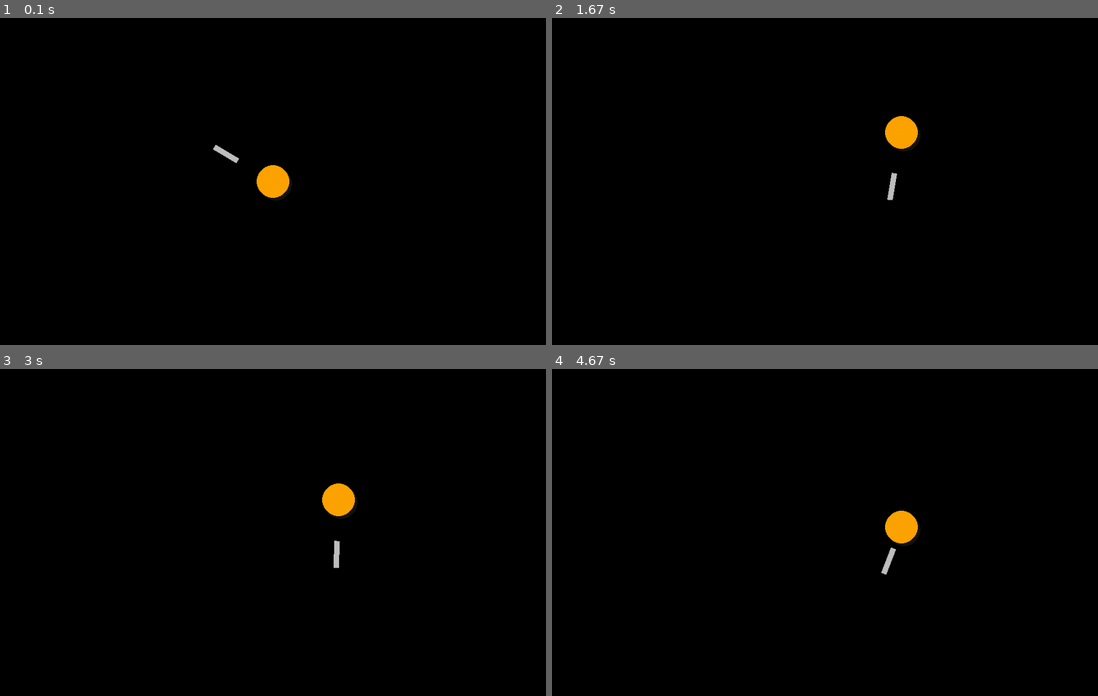
Above: before the commit, frames 1-4 (two rows, left to right).
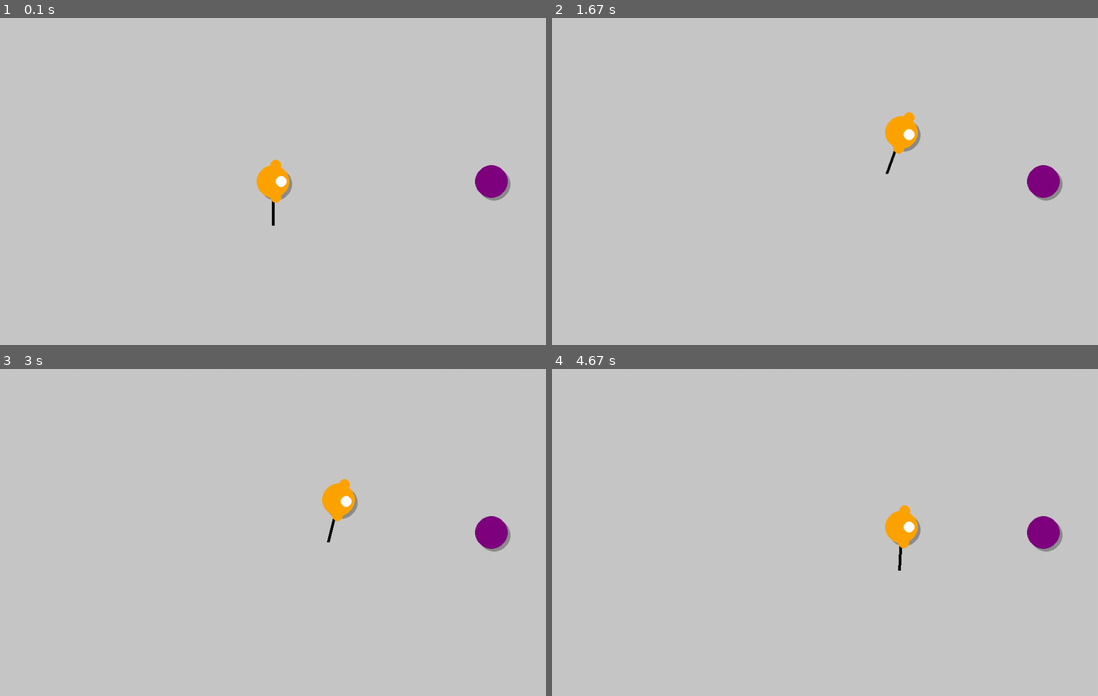
Above: after the commit, the same moments.

Repository: LWhite200/pygames
Game: pygame game, started from Final War/Final War.py
Same seed, same stepped clock (60 frames per second), same inputs: the game is played once before the commit and once after it.
Inputs (mouse positions are in pixels of both pictures, inside the frame that each line leads up to):
- Up to frame 1 (0.1 s): no input
- Up to frame 2 (1.67 s): press the mouse at (803, 194) at 0.37 s; move the mouse to (901, 184) at 0.47 s; release the mouse at (999, 171) at 0.6 s; hold D 0.67-1.13 s; hold W 1.17-1.47 s; right-click (890, 210) at 1.55 s
- Up to frame 3 (3 s): hold D 1.83-2.3 s; hold A 2.33-2.87 s; hold S from 2.9 s (still down)
- Up to frame 4 (4.67 s): release S at 3.2 s; hold A 3.23-3.63 s; tap Space at 3.3, 3.6, 3.73, 4.13, 4.43 s; hold W 3.67-4.03 s; hold D from 4.07 s (still down)

The runs differ from the first frame. In frame 1, 100% of the frame differs, in the area x 0-100%, y 0-100%; in frame 2, 100%; in frame 3, 100%; in frame 4, 99%.

Commit message:
Add files via upload

Diff:
--- a/Final War/Final War.py
+++ b/Final War/Final War.py
@@ -1,4 +1,4 @@
-import pygame # type: ignore
+import pygame  # type: ignore
 import math
 
 pygame.init()
@@ -10,7 +10,18 @@
 ORANGE = (255, 165, 0)
 PURPLE = (128, 0, 128)
 SHADOW_COLOR = (50, 50, 50, 100)
-SWORD_COLOR = (192, 192, 192)
+
+class EnemObj:
+    def __init__(self, x, y):
+        self.x = x
+        self.y = y
+        self.radius = 30
+
+    def draw(self, screen):
+        shadow_surface = pygame.Surface((self.radius * 2, self.radius * 2), pygame.SRCALPHA)
+        pygame.draw.circle(shadow_surface, SHADOW_COLOR, (self.radius, self.radius), self.radius)
+        screen.blit(shadow_surface, (self.x + 5 - self.radius, self.y + 5 - self.radius))
+        pygame.draw.circle(screen, PURPLE, (self.x, self.y), self.radius)
 
 class PlayObj:
     def __init__(self, x, y):
@@ -25,8 +36,16 @@
         self.gravity = 0.7
         self.jump_strength = -8
         self.max_jump_height = 10
-
-    def update(self, keys):
+        self.rot = 0
+
+        self.sword_rot = 90
+        self.swinging = False
+        self.swing_speed = 5
+        self.swing_cooldown = False
+        self.swordSize = 80
+        self.jab= False
+
+    def update(self, keys, enemy, right_click, left_click):
         move_x, move_y = 0, 0
         if not self.is_jumping and not keys[pygame.K_SPACE]:
             if keys[pygame.K_w]:
@@ -38,10 +57,18 @@
             if keys[pygame.K_d]:
                 move_x += 1
 
+
         if move_x != 0 and move_y != 0:
-            length = math.sqrt(move_x**2 + move_y**2)
-            move_x /= length
-            move_y /= length
+            magnitude = math.sqrt(move_x ** 2 + move_y ** 2)
+            move_x /= magnitude
+            move_y /= magnitude
+
+        if enemy:
+            angle_to_enemy = math.atan2(enemy.y - self.y, enemy.x - self.x)
+            self.rot = math.degrees(angle_to_enemy)
+        else:
+            if move_x != 0 or move_y != 0:
+                self.rot = math.degrees(math.atan2(move_y, move_x))
 
         self.x += move_x * self.speed
         self.y += move_y * self.speed
@@ -70,68 +97,127 @@
         self.x = max(self.radius, min(self.x, width - self.radius))
         self.y = max(self.radius, min(self.y, height - self.radius))
 
+        " self.sword_rot = 90 "
+
+        endRot = -120
+        startRot = 90
+
+        # Handle sword swinging
+        if left_click and not right_click and not self.swinging and not self.swing_cooldown and not self.jab:
+            self.swinging = True
+            self.sword_rot = startRot  # Start swing from right to left (90 degrees left)
+            self.swordSize = 80
+        elif right_click and not self.swinging and not self.swing_cooldown and not self.jab:
+            self.sword_rot = 0
+            self.swordSize = 60
+            if left_click and not self.jab:
+                self.jab = True
+        elif not self.swinging and not self.jab:
+            self.sword_rot = startRot
+            self.swordSize = 80
+
+
+
+        if self.jab:
+            self.sword_rot = 0
+            if not self.swing_cooldown:
+                self.swordSize += self.swing_speed * 3
+                if self.swordSize >= 160:
+                    self.swing_cooldown = True
+            else:
+                self.swordSize -= self.swing_speed * 2
+                if self.swordSize <= 80:
+                    self.swing_cooldown = False
+                    self.swordSize = 80
+                    self.jab = False
+
+        elif self.swinging:
+            if not self.swing_cooldown:
+                self.sword_rot -= self.swing_speed * 3
+                if self.sword_rot <= endRot:
+                    self.sword_rot = self.sword_rot
+                    self.swing_cooldown = True
+            elif self.swing_cooldown:
+                self.sword_rot += self.swing_speed * 1.5
+                self.swordSize = 60
+                if self.sword_rot >= startRot:
+                    self.sword_rot = startRot
+                    self.swing_cooldown = False
+                    self.swinging = False
+                    self.swordSize = 80
+
     def draw(self, screen):
+
+        # sword
+        sword_length = self.swordSize
+        sword_x = self.x + sword_length * math.cos(math.radians(self.sword_rot + self.rot))
+        sword_y = self.y + sword_length * math.sin(math.radians(self.sword_rot + self.rot))
+        pygame.draw.line(screen, "Black", (self.x, self.y), (sword_x, sword_y), 5)
+
+        # body
         shadow_surface = pygame.Surface((self.inRadius * 2, self.inRadius * 2), pygame.SRCALPHA)
         pygame.draw.circle(shadow_surface, SHADOW_COLOR, (self.inRadius, self.inRadius), self.inRadius)
         screen.blit(shadow_surface, (self.x + 5 - self.inRadius, self.inY + 5 - self.inRadius))
         pygame.draw.circle(screen, ORANGE, (self.x, self.y), self.radius)
 
-class Sword:
-    def __init__(self, max_distance):
-        self.length = 50
-        self.width = 10
-        self.sword_surface = pygame.Surface((self.length, self.width), pygame.SRCALPHA)
-        self.sword_surface.fill(SWORD_COLOR)
-        self.max_distance = max_distance
-
-    def update(self, player_x, player_y, mouse_x, mouse_y):
-        dx = mouse_x - player_x
-        dy = mouse_y - player_y
-        angle = math.atan2(dy, dx)
-
-        distance = math.sqrt(dx**2 + dy**2)
-
-        if distance > self.max_distance:
-            dx = dx / distance * self.max_distance
-            dy = dy / distance * self.max_distance
-
-        sword_x = player_x + dx
-        sword_y = player_y + dy
-        self.sword_x = sword_x
-        self.sword_y = sword_y
-        self.angle = angle
-
-        return self.sword_x, self.sword_y, self.angle
-
-    def draw(self, screen):
-        rotated_sword = pygame.transform.rotate(self.sword_surface, -math.degrees(self.angle))
-        sword_rect = rotated_sword.get_rect(center=(self.sword_x, self.sword_y))
-
-        screen.blit(rotated_sword, sword_rect.topleft)
-
+
+
+        # Draw eyes
+        oS = self.radius // 2  # Eye offset distance from center (can be adjusted)
+        eye_x = self.x + oS * math.cos(math.radians(self.rot))
+        eye_y = self.y + oS * math.sin(math.radians(self.rot))
+        pygame.draw.circle(screen, "White", (int(eye_x), int(eye_y)), self.radius // 3)
+
+        # right
+        eye_offset = self.radius
+        adjusted_rot = self.rot + 80
+        eye_x = self.x + eye_offset * math.cos(math.radians(adjusted_rot))
+        eye_y = self.y + eye_offset * math.sin(math.radians(adjusted_rot))
+        pygame.draw.circle(screen, "Orange", (int(eye_x), int(eye_y)), self.radius // 3)
+
+
+
+        # left
+        eye_offset = self.radius
+        adjusted_rot = self.rot - 80
+        eye_x = self.x + eye_offset * math.cos(math.radians(adjusted_rot))
+        eye_y = self.y + eye_offset * math.sin(math.radians(adjusted_rot))
+        pygame.draw.circle(screen, "Orange", (int(eye_x), int(eye_y)), self.radius // 3)
+
+
+# Initialize player and enemy
 player = PlayObj(width // 2, height // 2)
-sword = Sword(max_distance=100)
+enemy = EnemObj(width - 100, height // 2)  # Place enemy on the right side
 
 running = True
 clock = pygame.time.Clock()
+
+left_click = False  # Variable to track if left-click is held down
+right_click = False  # Variable to track if right-click is held down
 
 while running:
     for event in pygame.event.get():
         if event.type == pygame.QUIT:
             running = False
+        if event.type == pygame.MOUSEBUTTONDOWN:
+            if event.button == 1:  # Left mouse button (button 1)
+                left_click = True
+            elif event.button == 3:  # Right mouse button (button 3)
+                right_click = True
+        if event.type == pygame.MOUSEBUTTONUP:
+            if event.button == 1:  # Left mouse button (button 1)
+                left_click = False
+            elif event.button == 3:  # Right mouse button (button 3)
+                right_click = False
 
     keys = pygame.key.get_pressed()
 
-    player.update(keys)
-
-    mouse_x, mouse_y = pygame.mouse.get_pos()
-
-    sword_x, sword_y, sword_angle = sword.update(player.x, player.y, mouse_x, mouse_y)
-
-    screen.fill((0, 0, 0))
+    player.update(keys, enemy, right_click, left_click)
+
+    screen.fill((200, 200, 200))
 
     player.draw(screen)
-    sword.draw(screen)
+    enemy.draw(screen)
 
     pygame.display.flip()
 
